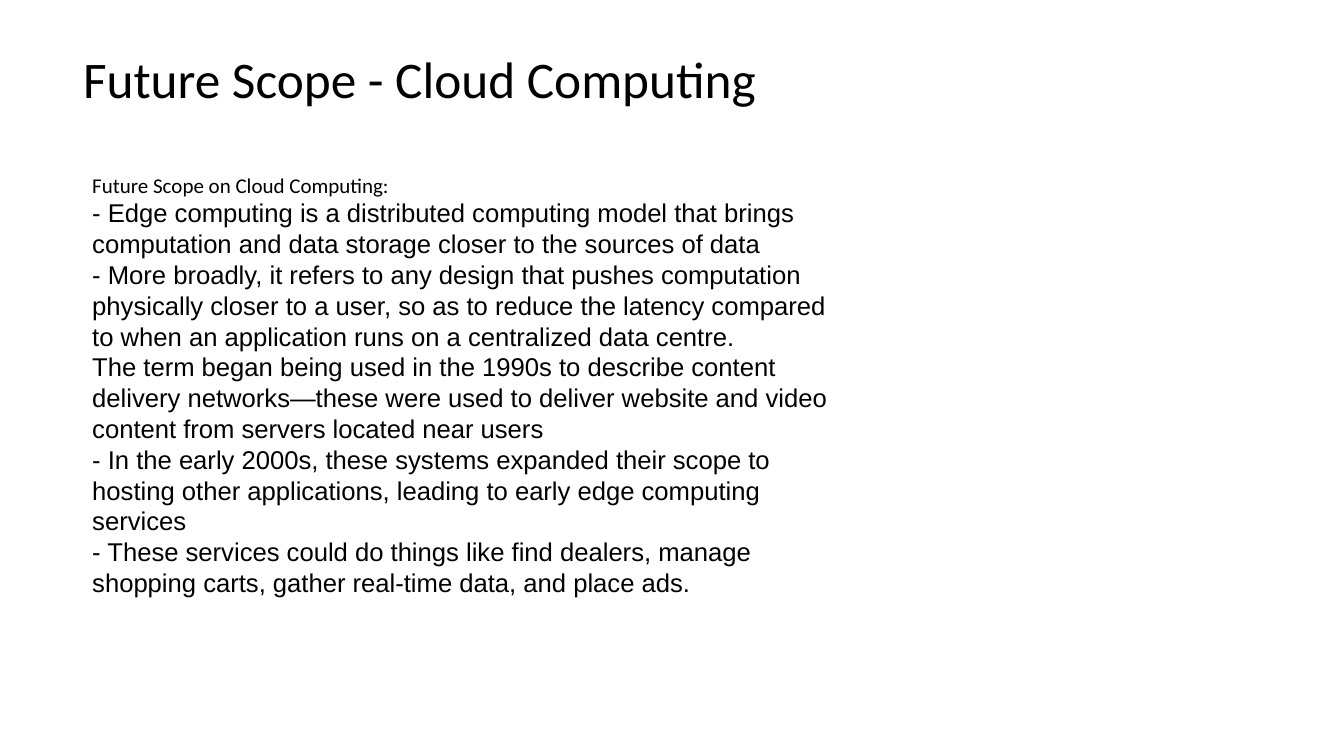
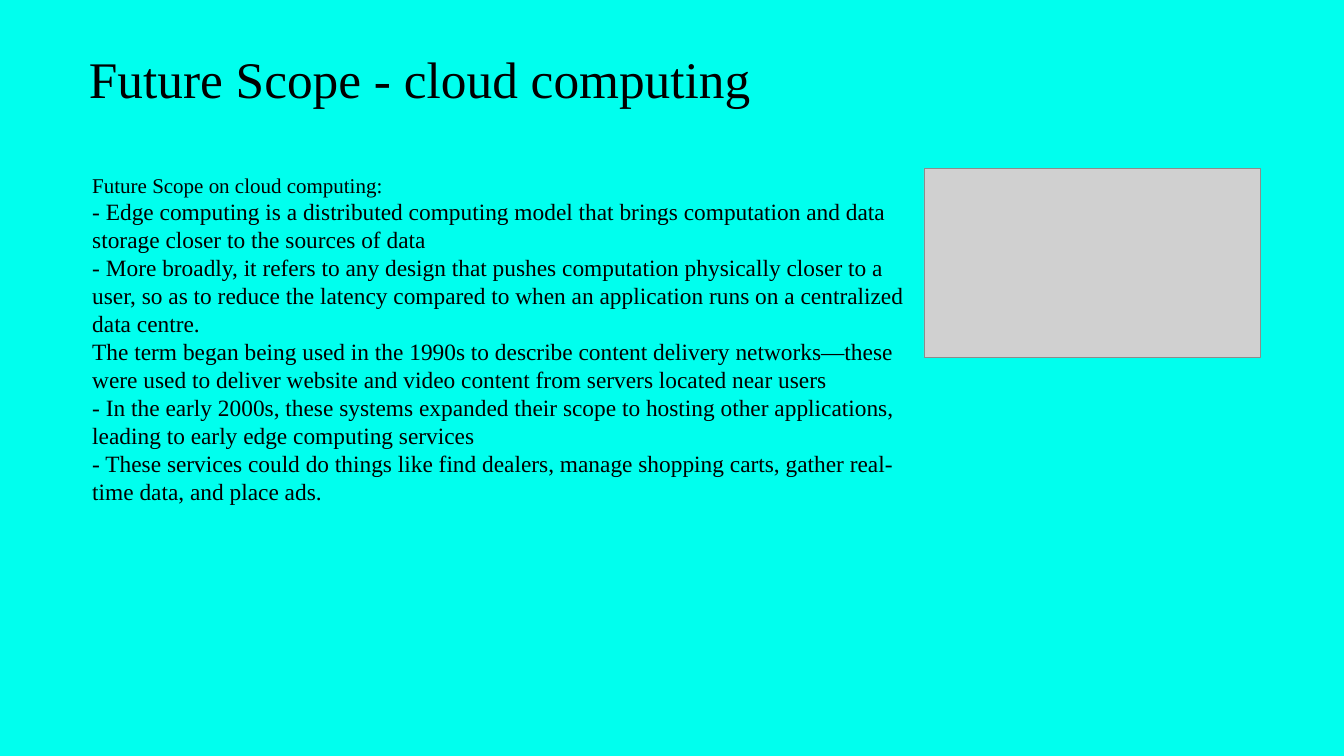
Before and after one commit to Nikhil181511/AI-Smart-Presentation-generator, a slide deck: slide 6 of generated_ppts/Cloud_Computing.pptx. Drawn at 1344x756 pixels with LibreOffice and Linux fonts; fonts in the diff are those of the drawing; grey boxes stand for pictures. Boxes give left, top, right and bottom in pixels: in the first picture for what was removed or moved away, otherwise in the second. Text is boxed around its words. In the diff, an @@ line names an element or a change of style, - is before the commit and + after.

```diff
--- a/generated_ppts/Cloud_Computing.pptx
+++ b/generated_ppts/Cloud_Computing.pptx
@@ background #FFFFFF to #00FFEE @@
@@ title at box(89, 62, 750, 109): text changed; font Calibri to Times New Roman @@
-Future Scope - Cloud Computing
+Future Scope - cloud computing
@@ text at box(92, 178, 383, 197): text changed; font Calibri to Times New Roman @@
-Future Scope on Cloud Computing:
+Future Scope on cloud computing:
@@ picture added at box(924, 168, 1260, 357) @@
@@ text at box(92, 203, 903, 505): size 22 to 20 pt, font Arial to Times New Roman @@
```
Also in this commit, not shown: 5 other slides changed, 1 slide added, 1 slide removed, 11 other files.
